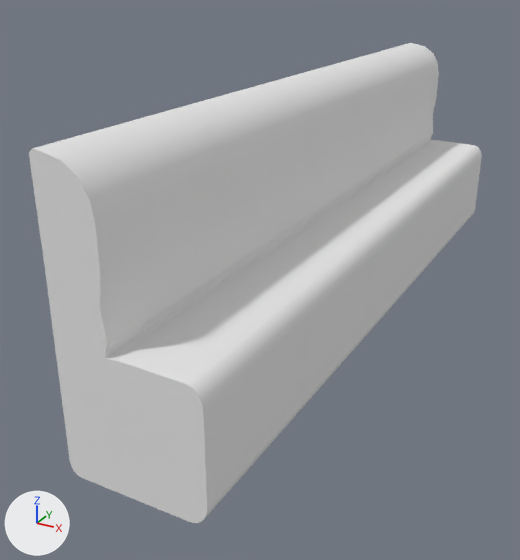
One commit to the OBJ model PantyHouse/models/sofa3.obj: the scene before it, then after it.
One viewpoint serves both versions: a 50 mm lens placed at (112.0, -305.0, 93.0), pointed at (-25.0, -56.0, -32.0). The axes (+X, +Y, +Z) are drawn at lower left. The lights are the same throughout. Where no turn or scale is listed for an object, it has been applied to the vertices.

Before the edit, the objects in view are built like this:
```python
mat_cassette2_blinn13sg = principled_material('_Cassette2:blinn13SG')
mat_cassette2_blinn13sg.base_color = (0.8, 0.8, 0.8)  # white #e7e7e7
mat_cassette2_blinn13sg.roughness = 1.0
me_sofa3 = bpy.data.meshes.new('sofa3')
me_sofa3.from_pydata(...)  # 360 vertices, 700 faces; spans x -25.0..25.0, y -177.0..124.0, z -50.0..50.0
me_sofa3.materials.append(mat_cassette2_blinn13sg)  # white #e7e7e7
ob_sofa3 = bpy.data.objects.new('sofa3', me_sofa3)
ob_sofa3.location = (0.0, 0.0, 0.0)
```
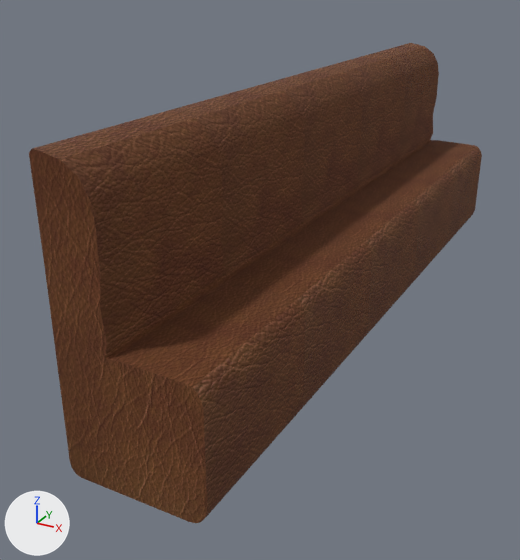
Where the change shows, as pixel boxes [x1, y1, x2, y2] in the pictures (520 x 560 px):
'sofa3', surface changed (grey to brown): [29, 43, 482, 523] in both

Diff of the bpy script that builds the scene:
```diff
--- a/PantyHouse/models/sofa3.obj.py
+++ b/PantyHouse/models/sofa3.obj.py
@@ img_sofa3_bmp @@
+img_sofa3_bmp = load_image('sofa3.bmp', '../textures/sofa3.bmp', 1024, 768, 'sRGB')
@@ mat_cassette2_blinn13sg @@
 mat_cassette2_blinn13sg = principled_material('_Cassette2:blinn13SG')
-mat_cassette2_blinn13sg.base_color = (0.8, 0.8, 0.8)  # white #e7e7e7
+mat_cassette2_blinn13sg.texture = img_sofa3_bmp
 mat_cassette2_blinn13sg.roughness = 1.0
```
